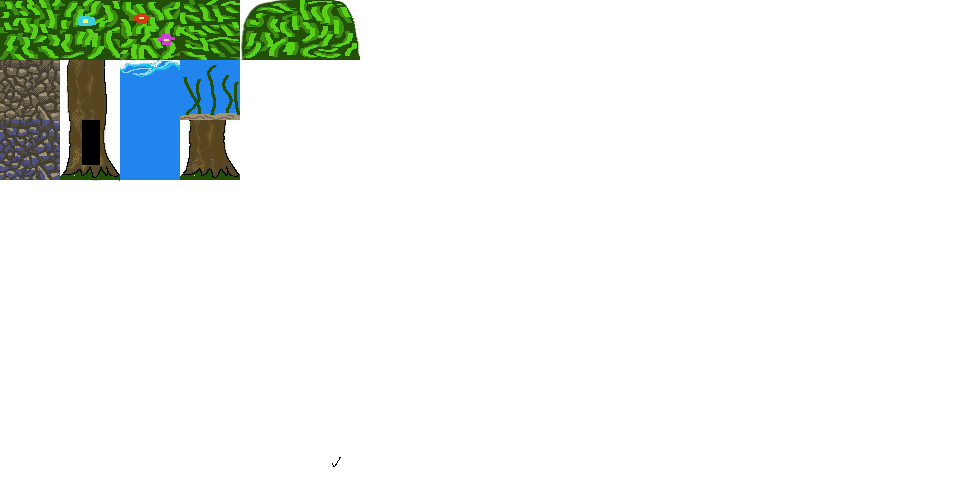
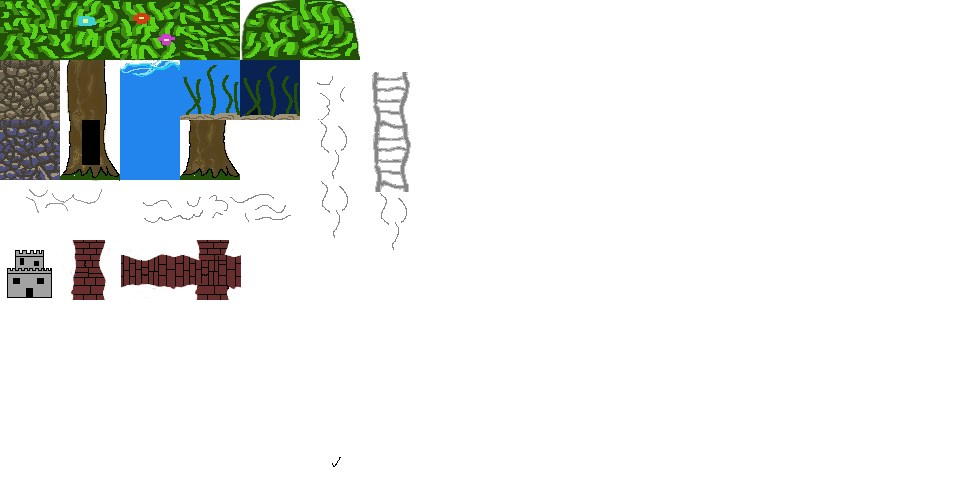
Revision of a layered 960 x 480 image; what changed, layer by layer:
painted on "tiles1.png" over [7, 60, 411, 300]
